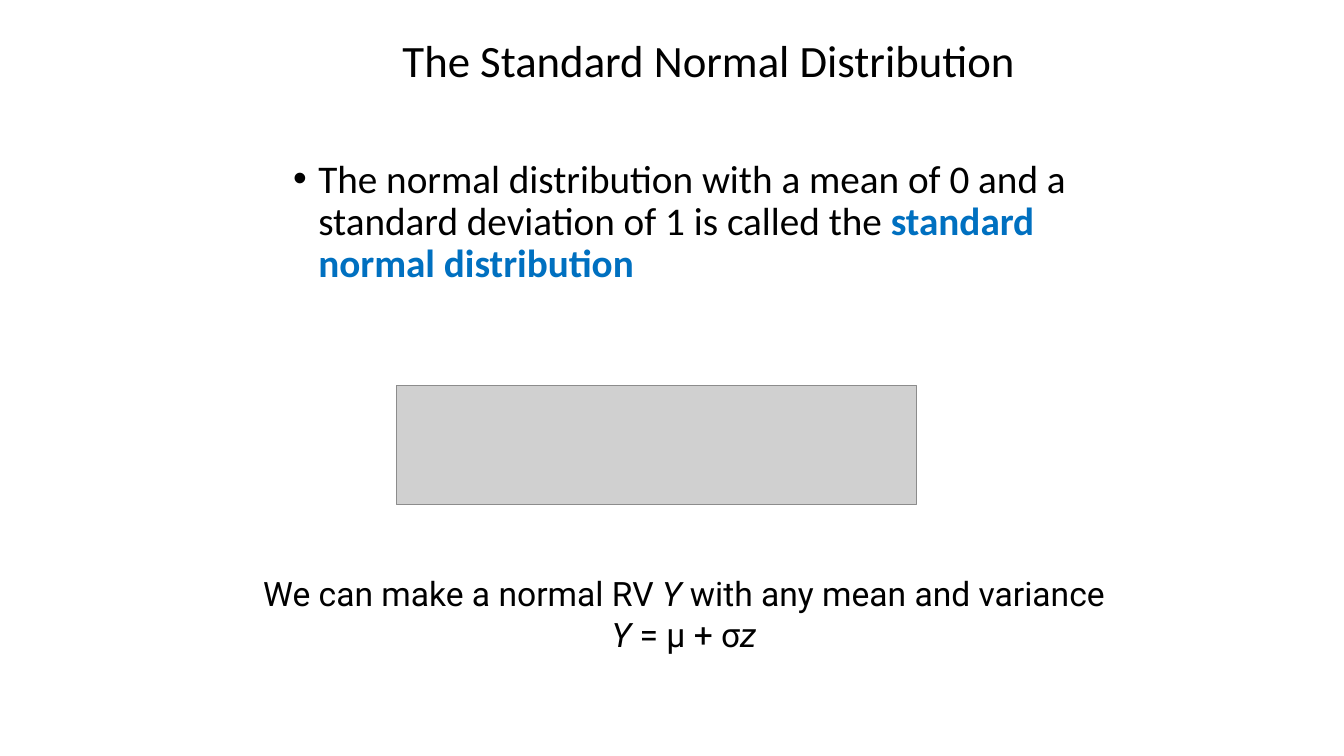
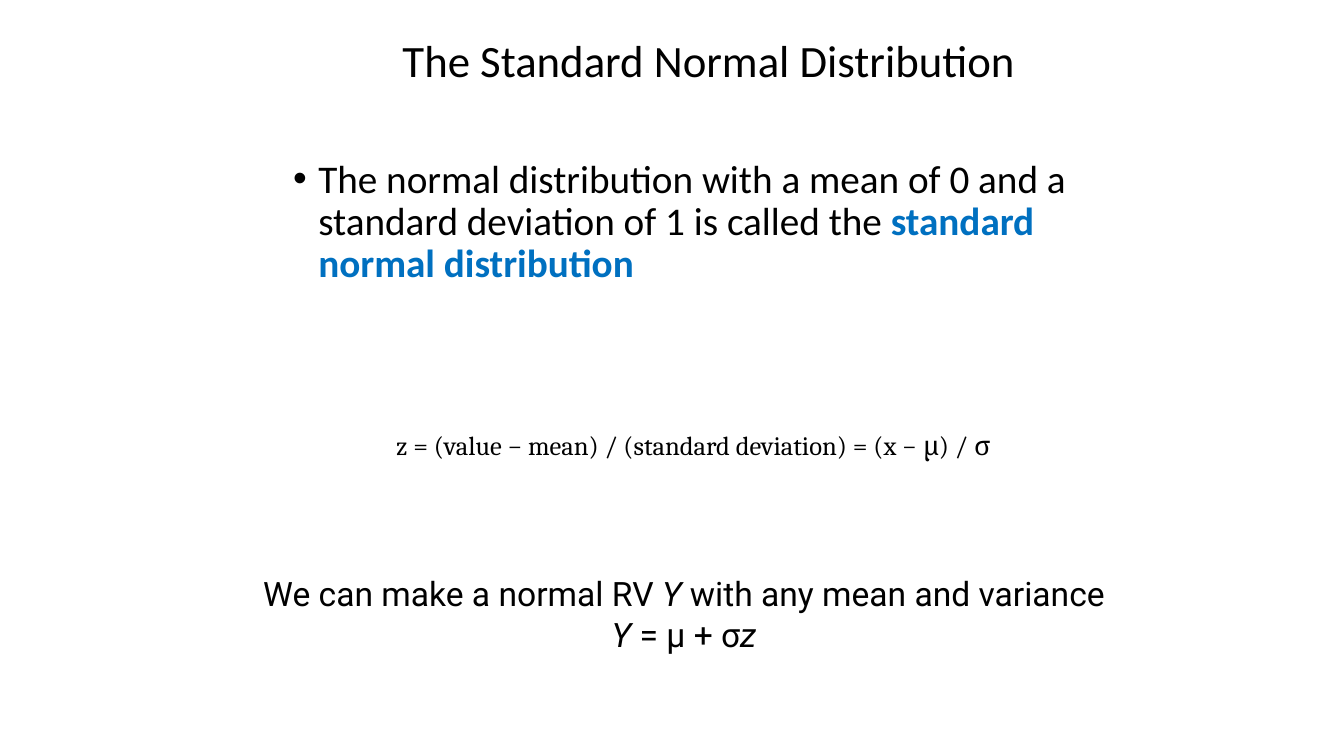
Before and after one commit to taaltree/FW536, a slide deck: slide 17 of Day2_GLM/FW536_Day2_Morning_ContinuousDistributions_nosoln_accessible.pptx. Drawn at 1344x756 pixels with LibreOffice and Linux fonts; fonts in the diff are those of the drawing; grey boxes stand for pictures. Boxes give left, top, right and bottom in pixels: in the first picture for what was removed or moved away, otherwise in the second. Text is boxed around its words. In the diff, an @@ line names an element or a change of style, - is before the commit and + after.

```diff
--- a/Day2_GLM/FW536_Day2_Morning_ContinuousDistributions_nosoln_accessible.pptx
+++ b/Day2_GLM/FW536_Day2_Morning_ContinuousDistributions_nosoln_accessible.pptx
@@ picture removed at <box>396,385,918,504</box> @@
@@ text added at <box>396,436,990,462</box>, 19 pt, text #000000 @@
+z = (value − mean) / (standard deviation) = (x − μ) / σ
```
Also in this commit, not shown: 8 other slides changed.
